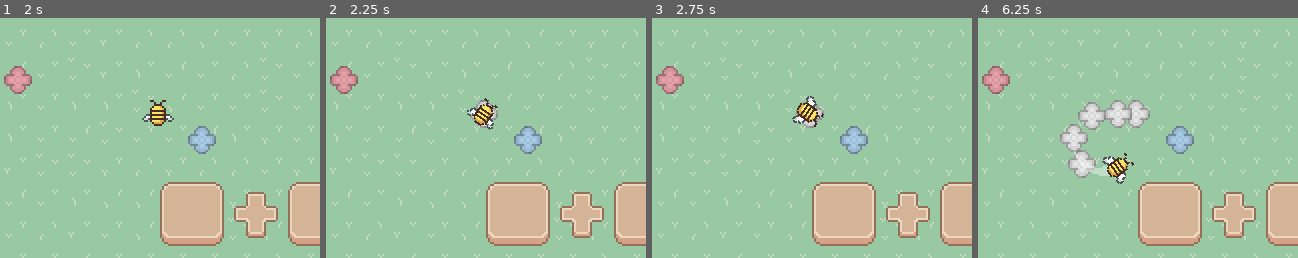
Above: before the commit, frames 1-4 (left to right).
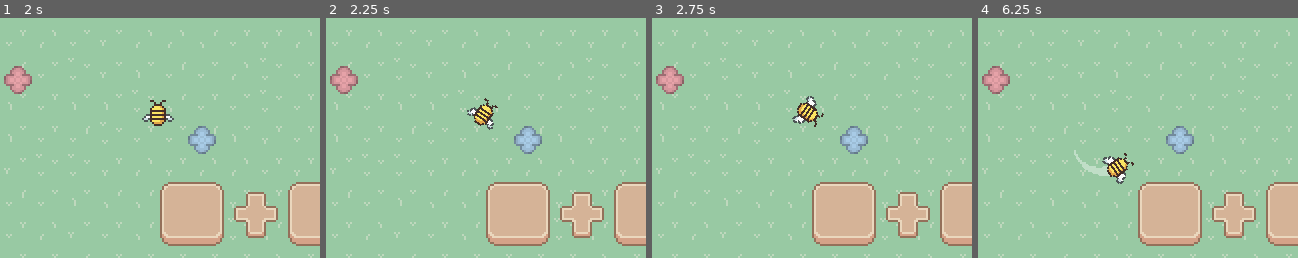
Above: after the commit, the same moments.

Repository: kdxiao/bloom
Game: Godot game, scene res://tile_map.tscn
The game is run twice, just before and just after one commit, with the same random seed, the same clock (stepped at 60 frames per second) and the same inputs.
Inputs (mouse positions are % of the whole screen's width and height, from its top left):
- Up to frame 1 (2 s): click (7, 9) at 0.5 s; click (7, 10) at 1.25 s
- Up to frame 2 (2.25 s): hold Right (ui_right) from 2.03 s (still down); hold Space (ui_select) from 2.03 s (still down)
- Up to frame 3 (2.75 s): keep holding Right (ui_right); keep holding Space (ui_select)
- Up to frame 4 (6.25 s): release Right (ui_right) at 2.78 s; release Space (ui_select) at 2.78 s; hold Down (ui_down) 2.78-3.53 s; tap Space (ui_select) at 2.85, 3.02, 3.32, 4.35, 4.52, 4.82, 5.85, 6.02 s; hold Right (ui_right) 3.53-4.28 s; hold Space (ui_select) 3.53-4.28 s; hold Up (ui_up) 4.28-5.03 s; hold Space (ui_select) 5.03-5.78 s; hold Left (ui_left) from 5.03 s (still down)
The pictures show only the part of the screen within x 0-50%, y 39-89%; the shares and areas given below are measured in that part.

Frame 1 is identical in both runs. In frame 2, 0.2% of the frame differs, in the area x 45-54%, y 34-46%; in frame 3, 0.2%; in frame 4, 3.3%, in the area x 25-54%, y 34-67%.

Commit message:
colour blending and stuff

Diff:
--- a/Flower.gd
+++ b/Flower.gd
@@ -15,11 +15,8 @@
 
 func _on_flower_body_entered(body):
 	print("flower entered")
-	emit_signal("flower_enter")
-	pass # Replace with function body.
-
+	body.entered_flower(self)
 
 func _on_flower_body_exited(body):
 	print("flower exited")
-	emit_signal("flower_exit")
-	pass # Replace with function body.
+	body.exited_flower()
--- a/bee.tscn
+++ b/bee.tscn
@@ -11,7 +11,7 @@
 [ext_resource type="Script" path="res://smoke_bee_movement.gd" id="8_6q5th"]
 
 [sub_resource type="CircleShape2D" id="CircleShape2D_qe7yu"]
-radius = 7.0
+radius = 1.0
 
 [sub_resource type="SpriteFrames" id="SpriteFrames_a0quc"]
 animations = [{
@@ -36,9 +36,6 @@
 [sub_resource type="Curve" id="Curve_0tbo3"]
 _data = [Vector2(0.0074074, 0), 0.0, 0.0, 0, 0, Vector2(1, 0.498953), 0.0, 0.0, 0, 0]
 point_count = 2
-
-[sub_resource type="CircleShape2D" id="CircleShape2D_y2tyg"]
-radius = 1.0
 
 [sub_resource type="CapsuleShape2D" id="CapsuleShape2D_rmxh3"]
 radius = 7.0
@@ -68,9 +65,6 @@
 width_curve = SubResource("Curve_0tbo3")
 default_color = Color(1, 1, 1, 0.392157)
 script = ExtResource("6_p7vx2")
-
-[node name="InteriorCollider" type="CollisionShape2D" parent="Center"]
-shape = SubResource("CircleShape2D_y2tyg")
 
 [node name="Right" type="CharacterBody2D" parent="."]
 position = Vector2(480, 120)
--- a/bee_movement.gd
+++ b/bee_movement.gd
@@ -3,8 +3,10 @@
 var speed = 0
 var angular_speed = PI
 var in_flower = false
-var can_place_flower = true
-var flower;
+var curr_flower
+var flowers_visited = 0
+var flower
+var running_color
 
 func _ready():
 	$AnimatedSprite2D.play("default")
@@ -31,29 +33,30 @@
 
 	position += velocity * delta
 
-	if Input.is_action_pressed("ui_select"):
-		if can_place_flower == true:
+	if Input.is_action_just_pressed("ui_select"):
+		if flowers_visited == 0 and in_flower:
+			print("here0")
+			running_color = curr_flower.self_modulate
+			flowers_visited = 1
+		elif flowers_visited == 1 and in_flower:
+			print("here1")
+			running_color = running_color.lerp(curr_flower.self_modulate, 0.5)
+			flowers_visited = 2
+		elif flowers_visited == 2 and not in_flower:
+			print("here2")
 			var instance = flower.instantiate()
 			instance.position = global_position
+			instance.self_modulate = running_color
 			get_node("../../").add_child(instance)
-			can_place_flower = false
-			await get_tree().create_timer(0.3).timeout
-			can_place_flower = true
+			flowers_visited = 0
 
-		# if in_flower == false:
-		#	var instance = flower.instantiate()
-		#	instance.position = global_position
-		#	get_node("../../").add_child(instance)
-		#	instance.connect("flower_enter", _on_flower_enter)
-		#	instance.connect("flower_exit", _on_flower_exit)
-		#	in_flower = true
+func entered_flower(fl):
+	in_flower = true
+	curr_flower = fl
+	print(curr_flower.self_modulate)
 
-func _on_flower_enter():
-	in_flower = true
-
-func _on_flower_exit():
+func exited_flower():
 	in_flower = false
 
 func _on_collision_shape_2d_on_bee_position_jump(dx, dy):
-	position.x += dx
-	position.y += dy
+	position += Vector2(dx, dy)
Not shown: 1 places in bee.tscn that only renumber resources
